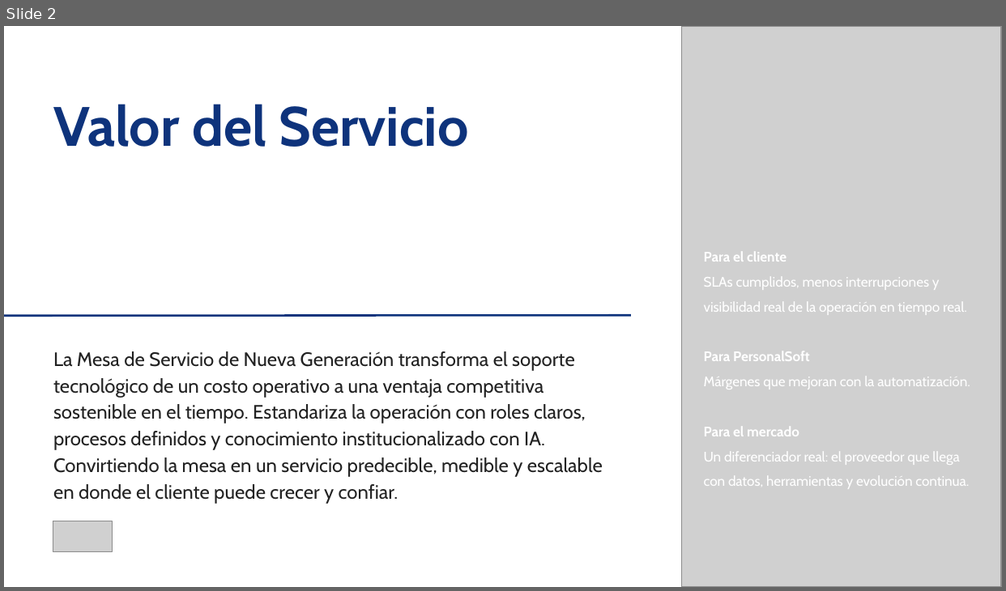
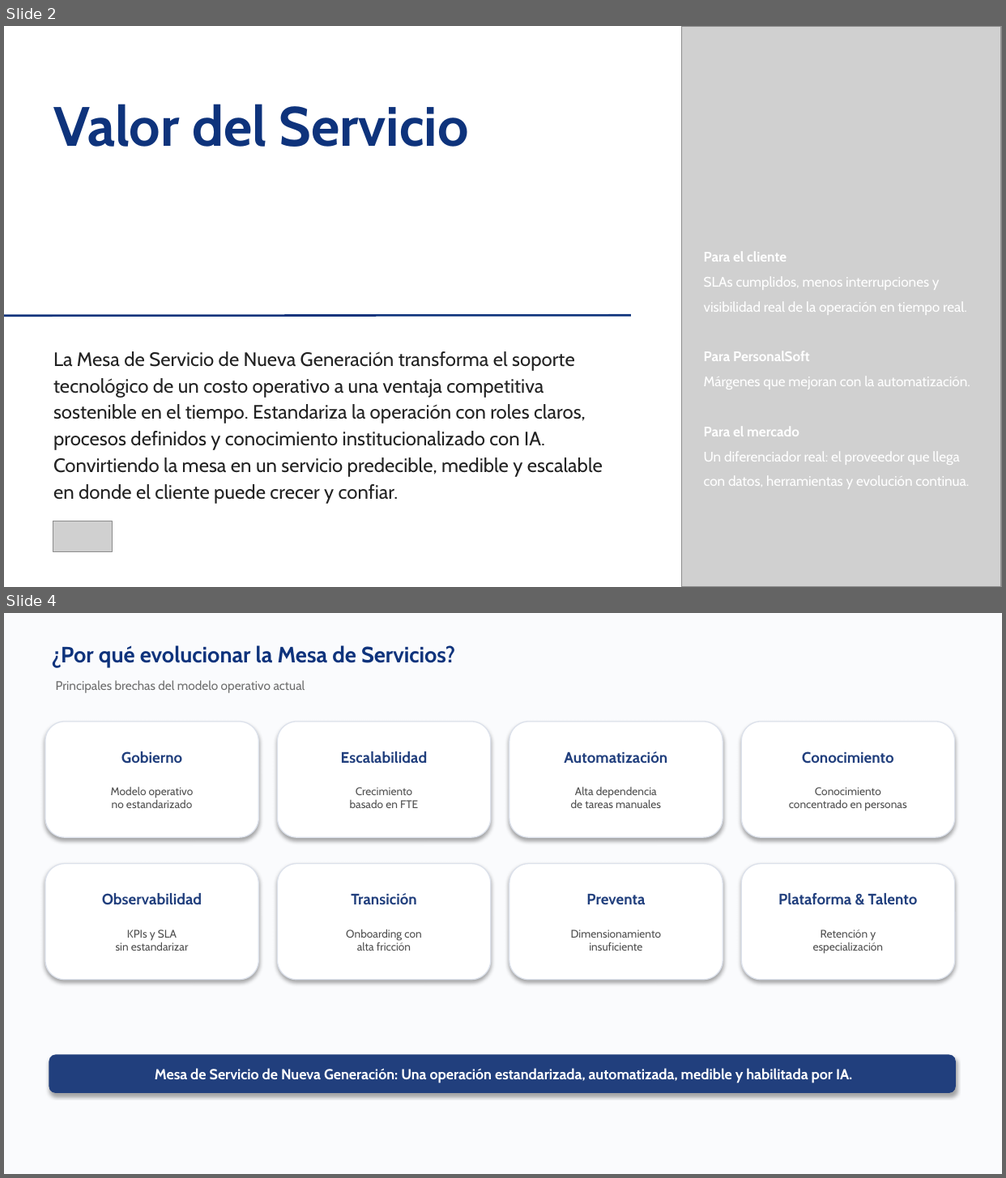
Before and after one commit to nataliazarthapersonalsoft/mesadeservicio-modernizacionaplicaciones, a slide deck: 04-planning/roadmaps/Mesa de Servicio Roadmap Julio.pptx. Shown one above the other, each under a label of ours: slide 2 before the commit, slides 2 and 4 after it; the slides between them are not shown. The pictures are 1006x591 and 1006x1178 pixels, drawn with LibreOffice and Linux fonts; fonts in the diff are those of the drawing; grey boxes stand for pictures; background and template pictures are left out. Boxes give left, top, right and bottom in pixels: in the first picture for what was removed or moved away, otherwise in the second. Text is boxed around its words. In the diff, an @@ line names an element or a change of style, - is before the commit and + after.

Commit message:
actualizar roadmap con el cambio, inicio con el dise;o del servicio y depsues la transicion

```diff
--- a/04-planning/roadmaps/Mesa de Servicio Roadmap Julio.pptx
+++ b/04-planning/roadmaps/Mesa de Servicio Roadmap Julio.pptx
@@ slide 4 added at box(4, 613, 1002, 1174), background #FAFBFD @@
@@ text added at box(52, 645, 455, 667), 16 pt, text #0E337C, bold @@
+¿Por qué evolucionar la Mesa de Servicios?
@@ text added at box(56, 680, 305, 693), 9 pt, text #6E6E6E @@
+Principales brechas del modelo operativo actual
@@ rounded rectangle added at box(45, 722, 258, 837), fill #FFFFFF, outline #DCE1EB 0.75 pt, 8 pt, text #505050 @@
+Gobierno
+Modelo operativo
+no estandarizado
@@ rounded rectangle added at box(278, 722, 491, 837), fill #FFFFFF, outline #DCE1EB 0.75 pt, 8 pt, text #505050 @@
+Escalabilidad
+Crecimiento
+basado en FTE
@@ rounded rectangle added at box(509, 722, 722, 837), fill #FFFFFF, outline #DCE1EB 0.75 pt, 8 pt, text #505050 @@
+Automatización
+Alta dependencia
+de tareas manuales
@@ rounded rectangle added at box(741, 722, 955, 837), fill #FFFFFF, outline #DCE1EB 0.75 pt, 8 pt, text #505050 @@
+Conocimiento
+Conocimiento
+concentrado en personas
@@ rounded rectangle added at box(45, 863, 258, 979), fill #FFFFFF, outline #DCE1EB 0.75 pt, 8 pt, text #505050 @@
+Observabilidad
+KPIs y SLA
+sin estandarizar
@@ rounded rectangle added at box(278, 863, 491, 979), fill #FFFFFF, outline #DCE1EB 0.75 pt, 8 pt, text #505050 @@
+Transición
+Onboarding con
+alta fricción
@@ rounded rectangle added at box(509, 863, 722, 979), fill #FFFFFF, outline #DCE1EB 0.75 pt, 8 pt, text #505050 @@
+Preventa
+Dimensionamiento
+insuficiente
@@ rounded rectangle added at box(741, 863, 955, 979), fill #FFFFFF, outline #DCE1EB 0.75 pt, 8 pt, text #505050 @@
+Plataforma & Talento
+Retención y
+especialización
@@ rounded rectangle added at box(50, 1055, 955, 1093), fill #213F7D, outline #213F7D 0.75 pt, 10.5 pt, text #FFFFFF, bold @@
+Mesa de Servicio de Nueva Generación: Una operación estandarizada, automatizada, medible y habilitada por IA.
```
Also in this commit, not shown: 5 slides changed, 2 other slides added, 1 slide removed, 1 other file.
